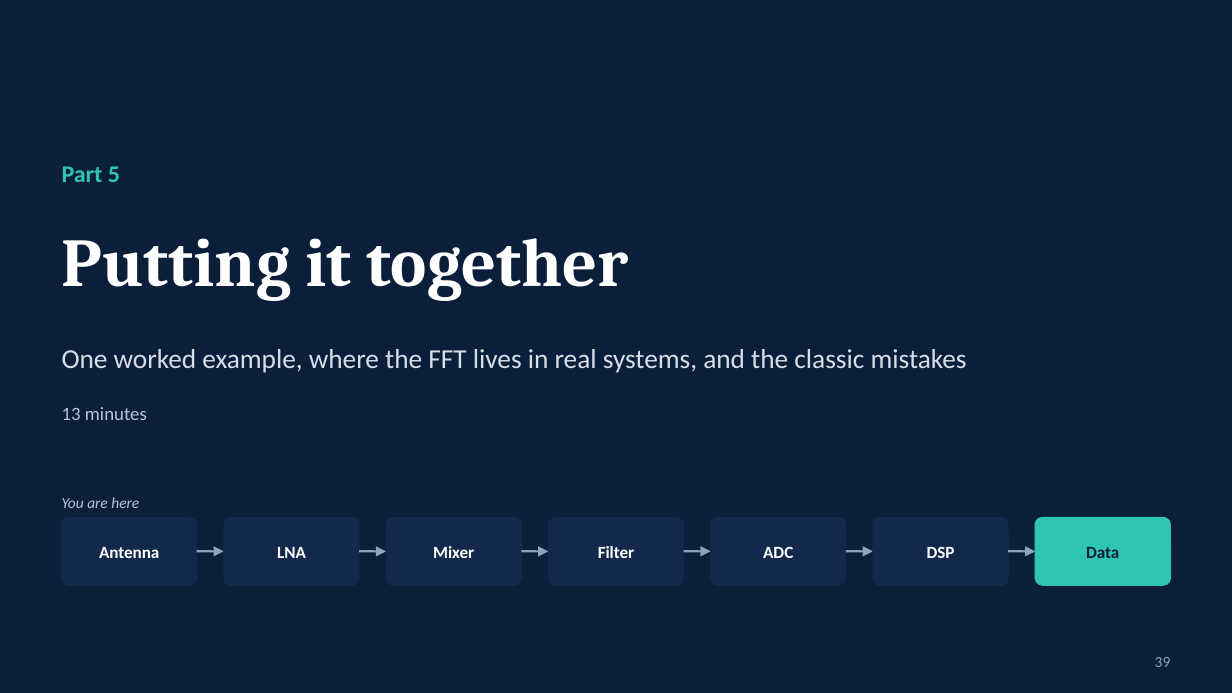
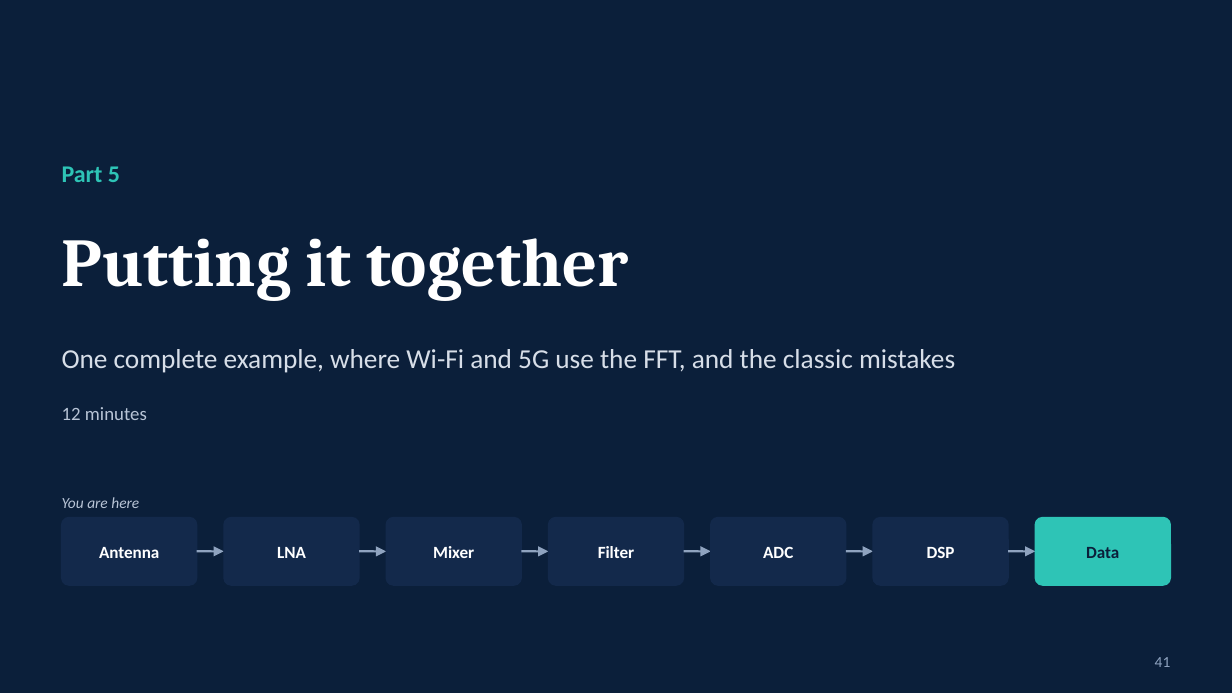
Before and after one commit to shivarampb/RF_Signal_Processing_Equations, a slide deck: slide 41 of presentation/RF_Signal_Processing.pptx (slide 39 before the commit). Drawn at 1232x693 pixels with LibreOffice and Linux fonts; fonts in the diff are those of the drawing. Boxes give left, top, right and bottom in pixels: in the first picture for what was removed or moved away, otherwise in the second. Text is boxed around its words. In the diff, an @@ line names an element or a change of style, - is before the commit and + after.

```diff
--- a/presentation/RF_Signal_Processing.pptx
+++ b/presentation/RF_Signal_Processing.pptx
@@ text at [62, 349, 955, 373]: text changed @@
-One worked example, where the FFT lives in real systems, and the classic mistakes
+One complete example, where Wi-Fi and 5G use the FFT, and the classic mistakes
@@ text at [62, 407, 147, 420]: text changed @@
-13 minutes
+12 minutes
@@ text at [1155, 657, 1171, 667]: text changed @@
-39
+41
```
Also in this commit, not shown: 32 other slides changed, 18 slides added, 11 slides removed, 7 other files.
